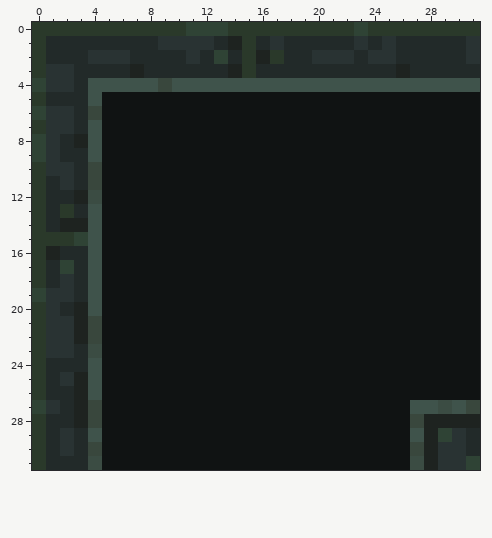
Pixel-art sprite, stored at DES310/Assets/Sprites/Tile Assets/WALL_CORNER.PNG. Above, as it was before the edit.
The file is 128x128 pixels, drawn in blocks of 4x4; one block is one cell here. Colours within 5 levels of each other are drawn and written as one.
After:
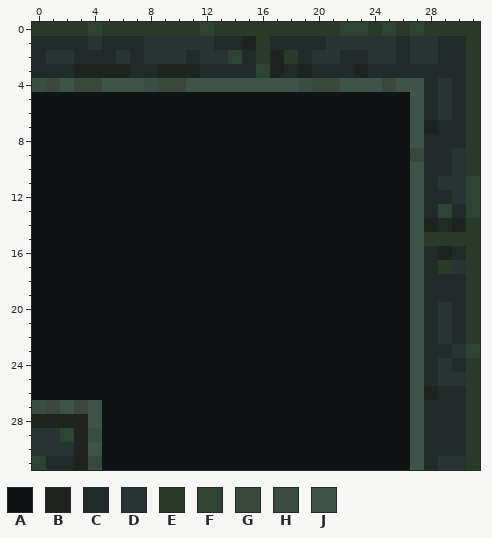
Palette (. is transparent): A #101313  B #1e2320  C #222a29  D #293333  E #2a392a  F #2f4335  G #39473d  H #3b4c43  J #3f534b
Diff:
@@ x 0..31 @@
- 0 EEEEEEEEEEEFFFEEEEEEEEEFEEEEEEEE
- 1 ECCCCCCCCDDDDCBECDCCCCCDCDCCCCCD
- 2 ECCCDDDCCCCDCFCEBECCDDDCDDCCCCCD
- 3 EDDCCCCBCCCCCCBECCCCCCCCCCBCCCCC
- 4 FDDCJJJJJGJJJJJJJJJJJJJJJJJJJJJJ
- 5 ECCCJAAAAAAAAAAAAAAAAAAAAAAAAAAA
- 6 FDDCGAAAAAAAAAAAAAAAAAAAAAAAAAAA
- 7 EDDCJAAAAAAAAAAAAAAAAAAAAAAAAAAA
- 8 FDCBJAAAAAAAAAAAAAAAAAAAAAAAAAAA
- 9 FDCCJAAAAAAAAAAAAAAAAAAAAAAAAAAA
-10 EDDCGAAAAAAAAAAAAAAAAAAAAAAAAAAA
-11 ECDCGAAAAAAAAAAAAAAAAAAAAAAAAAAA
-12 ECCBHAAAAAAAAAAAAAAAAAAAAAAAAAAA
-13 ECECJAAAAAAAAAAAAAAAAAAAAAAAAAAA
-14 ECBBJAAAAAAAAAAAAAAAAAAAAAAAAAAA
-15 EEEFJAAAAAAAAAAAAAAAAAAAAAAAAAAA
-16 EBCCJAAAAAAAAAAAAAAAAAAAAAAAAAAA
-17 ECFCJAAAAAAAAAAAAAAAAAAAAAAAAAAA
-18 ECDCJAAAAAAAAAAAAAAAAAAAAAAAAAAA
-19 FDDCJAAAAAAAAAAAAAAAAAAAAAAAAAAA
-20 EDCBJAAAAAAAAAAAAAAAAAAAAAAAAAAA
-21 EDDBGAAAAAAAAAAAAAAAAAAAAAAAAAAA
-22 EDDBGAAAAAAAAAAAAAAAAAAAAAAAAAAA
-23 EDDCHAAAAAAAAAAAAAAAAAAAAAAAAAAA
-24 ECCCJAAAAAAAAAAAAAAAAAAAAAAAAAAA
-25 ECDBJAAAAAAAAAAAAAAAAAAAAAAAAAAA
-26 ECCBJAAAAAAAAAAAAAAAAAAAAAAAAAAA
-27 FDCBGAAAAAAAAAAAAAAAAAAAAAAJJHJG
-28 ECCBGAAAAAAAAAAAAAAAAAAAAAAGBBBB
-29 ECDCJAAAAAAAAAAAAAAAAAAAAAAJBFDC
-30 ECDCGAAAAAAAAAAAAAAAAAAAAAAGBDDC
-31 ECCCHAAAAAAAAAAAAAAAAAAAAAAHBDDF
+ 0 EEEEFEEEEEEEFEEEEEEEEEFFEFEFEEEE
+ 1 CCCCDCCCDDDDDCCBECCCCDDDDDCDDCCE
+ 2 CDDCCCDCDDDCDDFCEBECDDCCDDCDDCCE
+ 3 CCCBBBBCCBBBCCCCFBCBCCCBCCCCCCCE
+ 4 HGJGGJJJHGGJJJJJJJJHGGJJJGJJCDCE
+ 5 AAAAAAAAAAAAAAAAAAAAAAAAAAAJCDCE
+ 6 AAAAAAAAAAAAAAAAAAAAAAAAAAAJCDCE
+ 7 AAAAAAAAAAAAAAAAAAAAAAAAAAAJBCCE
+ 8 AAAAAAAAAAAAAAAAAAAAAAAAAAAJCCCE
+ 9 AAAAAAAAAAAAAAAAAAAAAAAAAAAGCCDE
+10 AAAAAAAAAAAAAAAAAAAAAAAAAAAJCCDE
+11 AAAAAAAAAAAAAAAAAAAAAAAAAAAJCDDF
+12 AAAAAAAAAAAAAAAAAAAAAAAAAAAJCCDF
+13 AAAAAAAAAAAAAAAAAAAAAAAAAAAJCFCF
+14 AAAAAAAAAAAAAAAAAAAAAAAAAAAJBCBE
+15 AAAAAAAAAAAAAAAAAAAAAAAAAAAJEEEE
+16 AAAAAAAAAAAAAAAAAAAAAAAAAAAJCBCE
+17 AAAAAAAAAAAAAAAAAAAAAAAAAAAJCEDE
+18 AAAAAAAAAAAAAAAAAAAAAAAAAAAJCCCE
+19 AAAAAAAAAAAAAAAAAAAAAAAAAAAJCCCE
+20 AAAAAAAAAAAAAAAAAAAAAAAAAAAJCDCE
+21 AAAAAAAAAAAAAAAAAAAAAAAAAAAJCDCE
+22 AAAAAAAAAAAAAAAAAAAAAAAAAAAJCDCE
+23 AAAAAAAAAAAAAAAAAAAAAAAAAAAJCCDF
+24 AAAAAAAAAAAAAAAAAAAAAAAAAAAJCDCE
+25 AAAAAAAAAAAAAAAAAAAAAAAAAAAJCDDE
+26 AAAAAAAAAAAAAAAAAAAAAAAAAAAJBCCE
+27 HGJGJAAAAAAAAAAAAAAAAAAAAAAJCCCE
+28 BBBBJAAAAAAAAAAAAAAAAAAAAAAJCCCE
+29 DDFBHAAAAAAAAAAAAAAAAAAAAAAJCCCE
+30 DDDBJAAAAAAAAAAAAAAAAAAAAAAJCCCE
+31 FCCBGAAAAAAAAAAAAAAAAAAAAAAJCDDE
